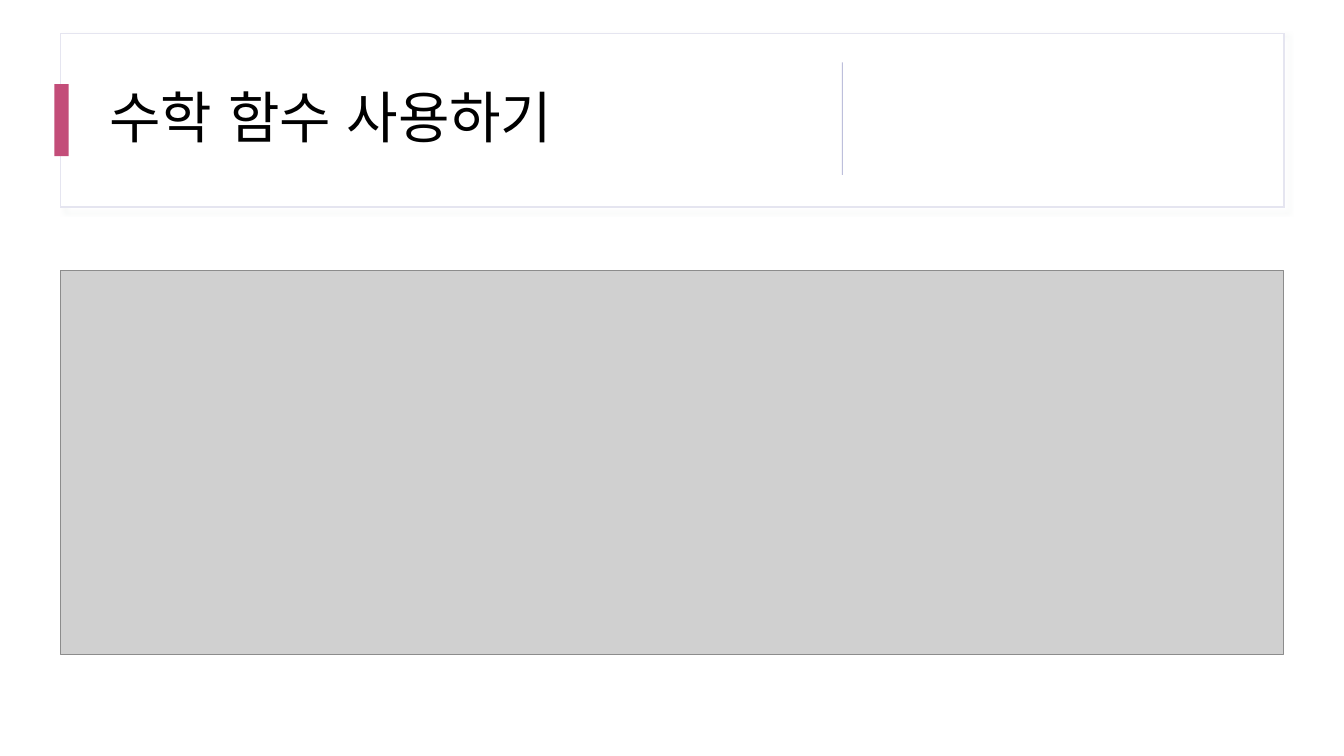
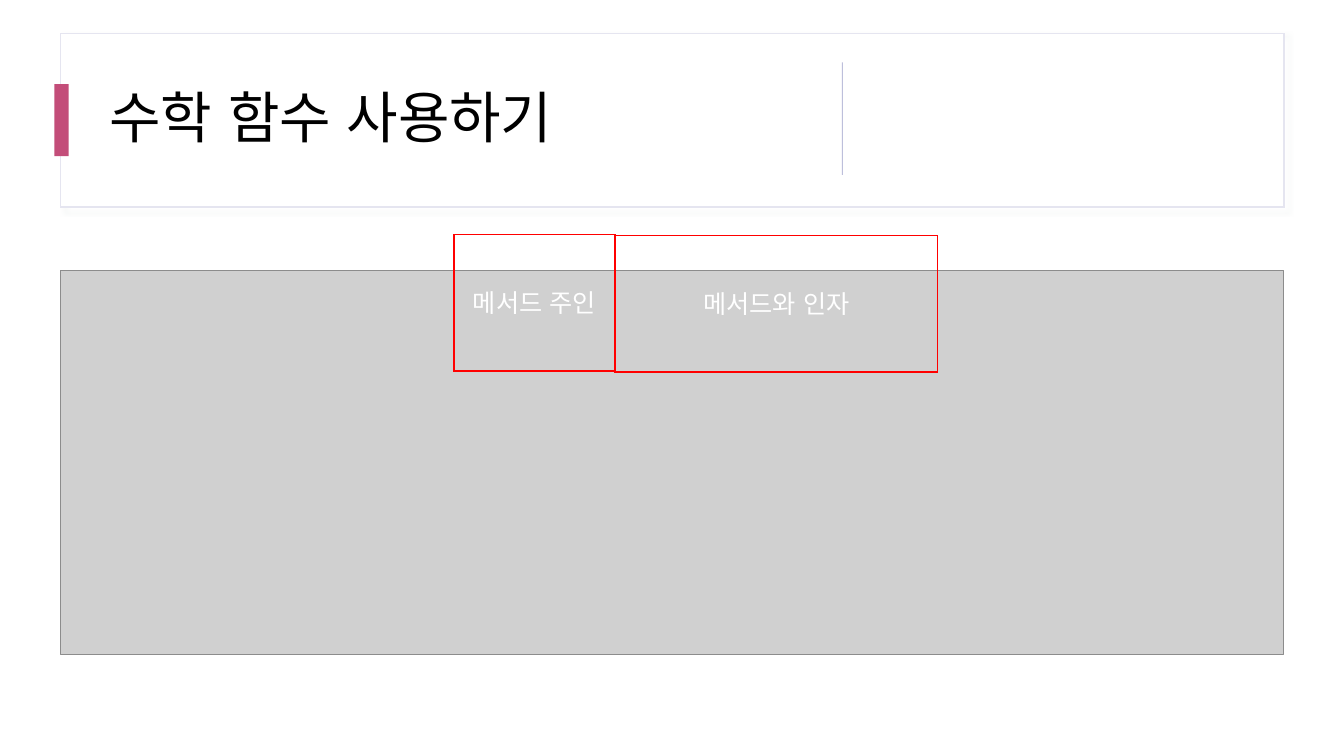
Before and after one commit to yhs0602/SPLIT_lecture_examples, a slide deck: slide 75 of docs/SPLIT 17차 Java.pptx (slide 73 before the commit). Drawn at 1344x756 pixels with LibreOffice and Linux fonts; fonts in the diff are those of the drawing; grey boxes stand for pictures. Boxes give left, top, right and bottom in pixels: in the first picture for what was removed or moved away, otherwise in the second. Text is boxed around its words. In the diff, an @@ line names an element or a change of style, - is before the commit and + after.

```diff
--- a/docs/SPLIT 17차 Java.pptx
+++ b/docs/SPLIT 17차 Java.pptx
@@ rectangle added at [454,235,615,371], outline #FF0000 1 pt, 18 pt, text #FFFFFF @@
+메서드 주인
@@ rectangle added at [615,236,938,372], outline #FF0000 1 pt, 18 pt, text #FFFFFF @@
+메서드와 인자
```
Also in this commit, not shown: 7 other slides changed, 12 slides added, 7 other files.
